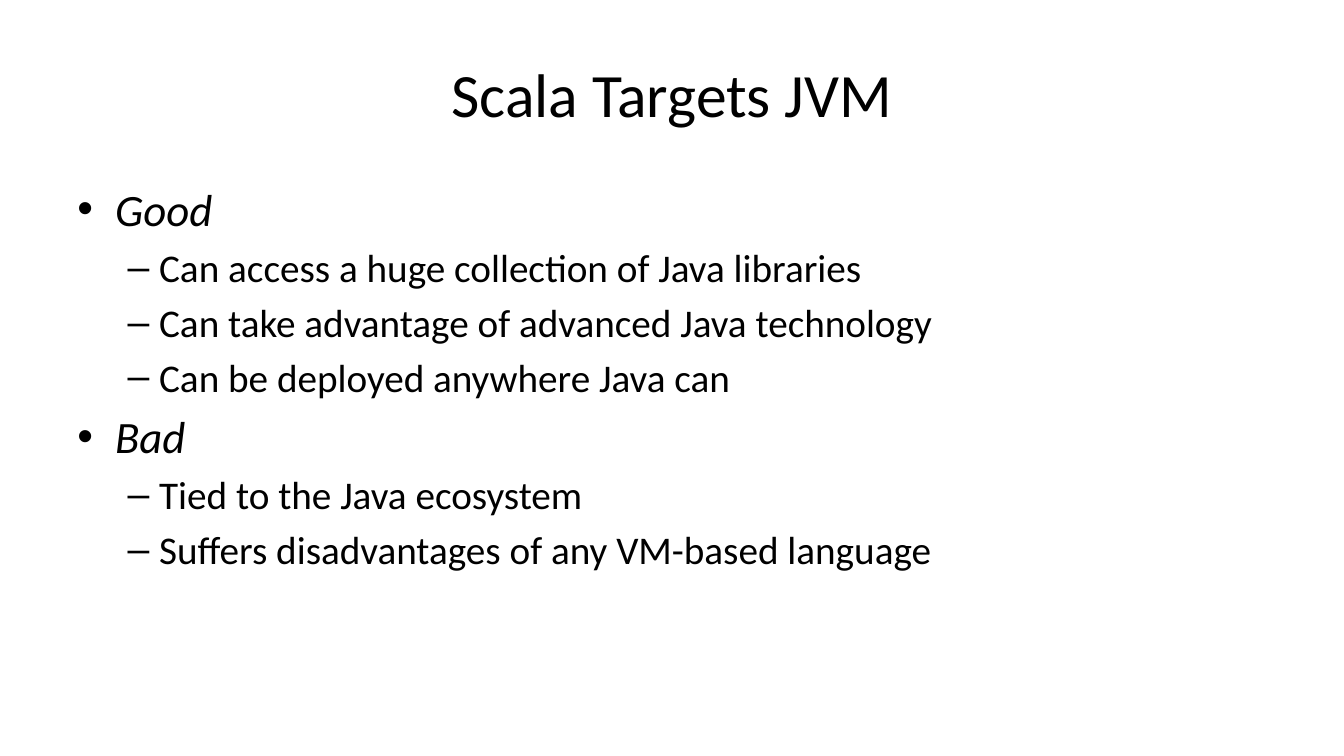
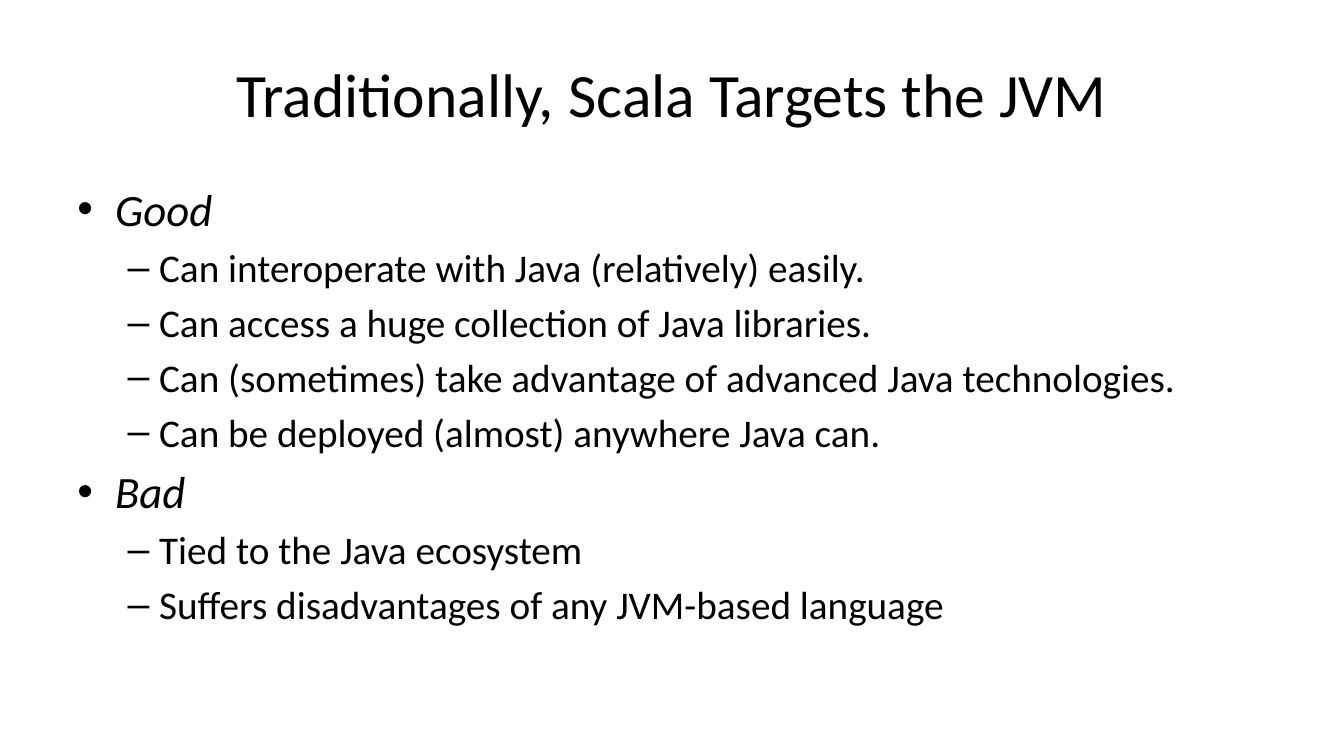
Before and after one commit to pchapin/augusta, a slide deck: slide 4 of tutorials/Scala/presentations/00_Introduction.pptx (slide 6 before the commit). Drawn at 1344x756 pixels with LibreOffice and Linux fonts; fonts in the diff are those of the drawing. Boxes give left, top, right and bottom in pixels: in the first picture for what was removed or moved away, otherwise in the second. Text is boxed around its words. In the diff, an @@ line names an element or a change of style, - is before the commit and + after.

Commit message:
Updated the Scala introduction slides in the Scala tutorial.

```diff
--- a/tutorials/Scala/presentations/00_Introduction.pptx
+++ b/tutorials/Scala/presentations/00_Introduction.pptx
@@ title at (236,74,1106,128): text changed @@
-Scala Targets JVM
+Traditionally, Scala Targets the JVM
@@ text at (159,253,1175,454): text changed @@
-  – Can access a huge collection of Java libraries
-  – Can take advantage of advanced Java technology
-  – Can be deployed anywhere Java can
+  – Can interoperate with Java (relatively) easily.
+  – Can access a huge collection of Java libraries.
+  – Can (sometimes) take advantage of advanced Java technologies.
+  – Can be deployed (almost) anywhere Java can.
@@ text at (159,591,944,626): text changed @@
-  – Suffers disadvantages of any VM-based language
+  – Suffers disadvantages of any JVM-based language
```
Also in this commit, not shown: 12 other slides changed, 3 slides added, 2 slides removed.
